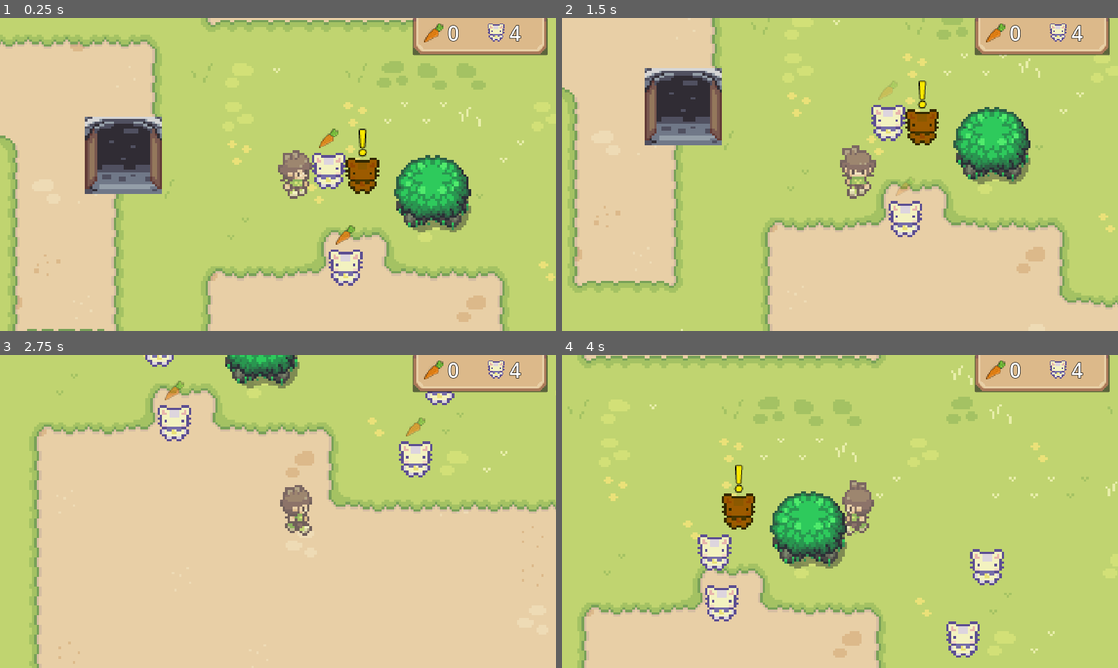
Above: before the commit, frames 1-4 (two rows, left to right).
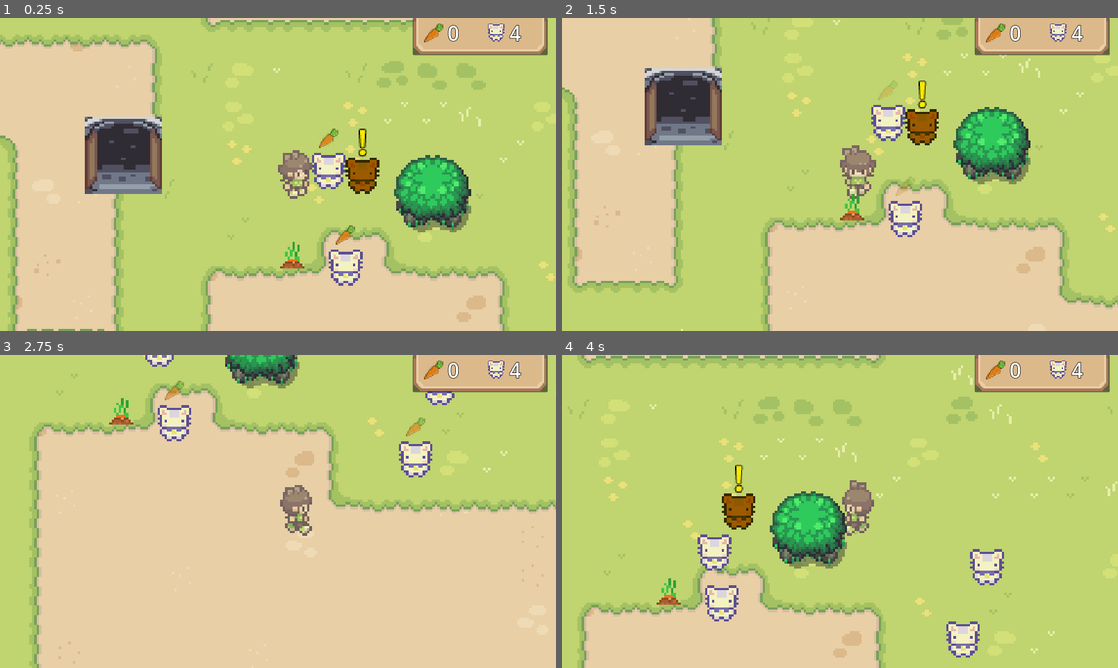
Above: after the commit, the same moments.

Repository: LukeRichardGoddard/GameJam2025
Game: Godot game, scene res://Scenes/GameScene/game_scene.tscn
Two runs of this game, one before a commit and one after it. Both use one fixed random seed, a clock stepped at 60 frames per second and the inputs below. Sound files missing from this copy of the repository are replaced by a short silence.
Inputs:
- Up to frame 1 (0.25 s): no input
- Up to frame 2 (1.5 s): tap Enter at 0.5 s; hold D (move_right) 0.53-1.28 s; tap Space (interact) at 0.6, 1.25, 1.35 s; hold S (move_down) from 1.28 s (still down)
- Up to frame 3 (2.75 s): release S (move_down) at 2.03 s; hold D (move_right) from 2.03 s (still down); tap Space (interact) at 2.1 s
- Up to frame 4 (4 s): release D (move_right) at 2.78 s; hold W (move_up) 2.78-3.53 s; tap Space (interact) at 2.85, 3.6 s; hold A (move_left) from 3.53 s (still down)

The runs differ from the first frame. In frame 1, 0.2% of the frame differs, in the area x 50-55%, y 71-80%; in frame 2, 0.2%, in the area x 50-55%, y 56-65%; in frame 3, 0.2%; in frame 4, 0.2%.

Commit message:
add carrot plot

Diff:
--- a/Scenes/GameScene/game_scene.tscn
+++ b/Scenes/GameScene/game_scene.tscn
@@ -7,6 +7,7 @@
 [ext_resource type="Texture2D" uid="uid://di8xqo7r0vwxc" path="res://Graphics/ArMM1998/Overworld.png" id="3_i7ki6"]
 [ext_resource type="PackedScene" uid="uid://blrc0ums1i8na" path="res://Scenes/BrownBunny/brown_bunny.tscn" id="6_j2h85"]
 [ext_resource type="PackedScene" uid="uid://b8x8isbxo6ivd" path="res://Scenes/SceneEntrances/scene_entrance.tscn" id="6_lhg8j"]
+[ext_resource type="PackedScene" uid="uid://csk3oad27l7i3" path="res://Scenes/Plot/plot.tscn" id="8_6vm00"]
 
 [sub_resource type="TileSetAtlasSource" id="TileSetAtlasSource_dmxmd"]
 resource_name = "Dirt"
@@ -986,6 +987,10 @@
 
 [node name="Bunnies" type="Node" parent="ObstacleLayer"]
 
+[node name="Test" parent="ObstacleLayer" instance=ExtResource("8_6vm00")]
+position = Vector2(-2, 32)
+collision_layer = 4
+
 [node name="SceneEntrance" parent="." instance=ExtResource("6_lhg8j")]
 position = Vector2(-72, -8)
 player_spawn_position = Vector2(0, 52)
--- a/Scenes/Player/player.tscn
+++ b/Scenes/Player/player.tscn
@@ -266,6 +266,7 @@
 script = ExtResource("1_he0an")
 
 [node name="CollisionShape2D" type="CollisionShape2D" parent="."]
+visibility_layer = 7
 shape = SubResource("CapsuleShape2D_tfey6")
 
 [node name="AnimatedSprite2D" type="AnimatedSprite2D" parent="."]
@@ -275,6 +276,7 @@
 
 [node name="InteractArea2D" type="Area2D" parent="."]
 collision_layer = 2
+collision_mask = 7
 
 [node name="CollisionShape2D" type="CollisionShape2D" parent="InteractArea2D"]
 shape = SubResource("RectangleShape2D_8goee")
--- /dev/null
+++ b/Scenes/Plot/plot.gd
@@ -0,0 +1,25 @@
+extends StaticBody2D
+
+var can_interact: bool = false
+var carrot_ready: bool = true
+
+func _process(_delta: float) -> void:
+	if Input.is_action_just_pressed("interact") and can_interact:
+		if carrot_ready:
+			get_carrot()
+
+func get_carrot():
+	SceneManager.carrot_count += 1
+	carrot_ready = false
+	$Carrot.visible = true
+	$ShortTimer.start()
+	$GrowTimer.wait_time = randf() * 5.0
+	$GrowTimer.start()
+	$AnimatedSprite2D.play("empty")
+
+func _on_grow_timer_timeout() -> void:
+	carrot_ready = true
+	$AnimatedSprite2D.play("ready")
+
+func _on_short_timer_timeout() -> void:
+	$Carrot.visible = false
--- /dev/null
+++ b/Scenes/Plot/plot.tscn
@@ -0,0 +1,61 @@
+[gd_scene load_steps=8 format=3 uid="uid://csk3oad27l7i3"]
+
+[ext_resource type="Script" path="res://Scenes/Plot/plot.gd" id="1_qmckd"]
+[ext_resource type="Texture2D" uid="uid://phlt5w82d6ml" path="res://Graphics/sufan02/pa2.png" id="1_wh22b"]
+[ext_resource type="Texture2D" uid="uid://hwoys4n4uj7u" path="res://Graphics/magdum/carrot_upright_16.png" id="3_fhf8t"]
+
+[sub_resource type="RectangleShape2D" id="RectangleShape2D_66q1n"]
+size = Vector2(10, 11)
+
+[sub_resource type="AtlasTexture" id="AtlasTexture_m6f10"]
+atlas = ExtResource("1_wh22b")
+region = Rect2(0, 0, 14, 14)
+
+[sub_resource type="AtlasTexture" id="AtlasTexture_tcivr"]
+atlas = ExtResource("1_wh22b")
+region = Rect2(28, 0, 14, 14)
+
+[sub_resource type="SpriteFrames" id="SpriteFrames_eff4b"]
+animations = [{
+"frames": [{
+"duration": 1.0,
+"texture": SubResource("AtlasTexture_m6f10")
+}],
+"loop": true,
+"name": &"empty",
+"speed": 5.0
+}, {
+"frames": [{
+"duration": 1.0,
+"texture": SubResource("AtlasTexture_tcivr")
+}],
+"loop": true,
+"name": &"ready",
+"speed": 5.0
+}]
+
+[node name="Plot" type="StaticBody2D" groups=["interactable"]]
+script = ExtResource("1_qmckd")
+
+[node name="CollisionShape2D" type="CollisionShape2D" parent="."]
+position = Vector2(0, 1.5)
+shape = SubResource("RectangleShape2D_66q1n")
+
+[node name="AnimatedSprite2D" type="AnimatedSprite2D" parent="."]
+sprite_frames = SubResource("SpriteFrames_eff4b")
+animation = &"ready"
+autoplay = "ready"
+
+[node name="Carrot" type="Sprite2D" parent="."]
+visible = false
+position = Vector2(0, -10)
+scale = Vector2(0.5, 0.5)
+texture = ExtResource("3_fhf8t")
+region_rect = Rect2(64, 350, 29, 35)
+
+[node name="GrowTimer" type="Timer" parent="."]
+
+[node name="ShortTimer" type="Timer" parent="."]
+
+[connection signal="timeout" from="GrowTimer" to="." method="_on_grow_timer_timeout"]
+[connection signal="timeout" from="ShortTimer" to="." method="_on_short_timer_timeout"]
Binary file added: Graphics/sufan02/pa2.png
Not shown, added: Graphics/sufan02/pa2.png.import
Not shown: 1 places in Scenes/GameScene/game_scene.tscn that only renumber resources
Not shown, changed: .DS_Store
Not shown, changed: Cup Nooble - Asset Pack/.DS_Store
